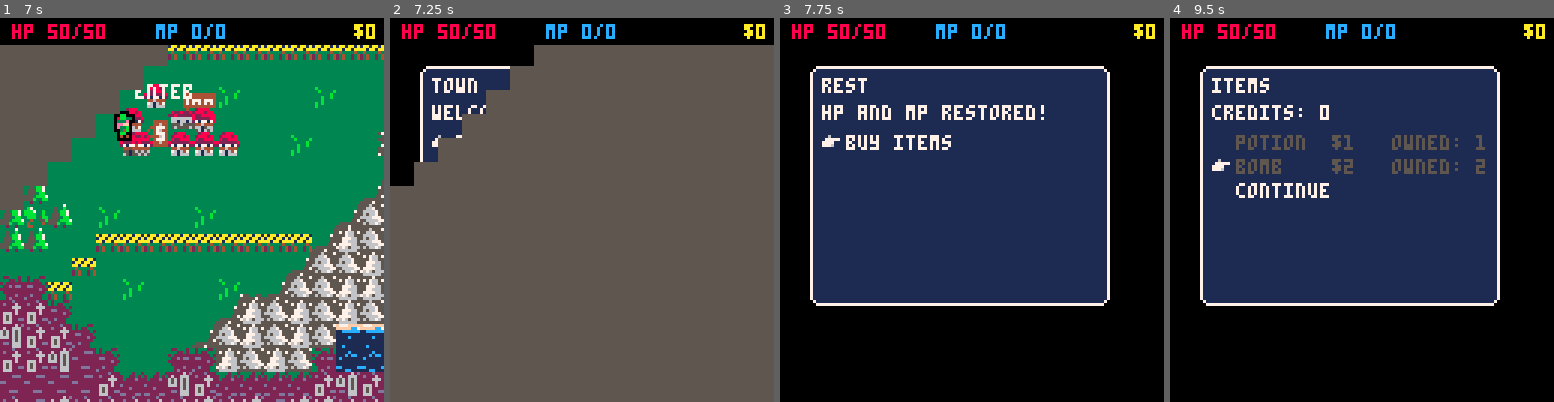
Above: before the commit, frames 1-4 (left to right).
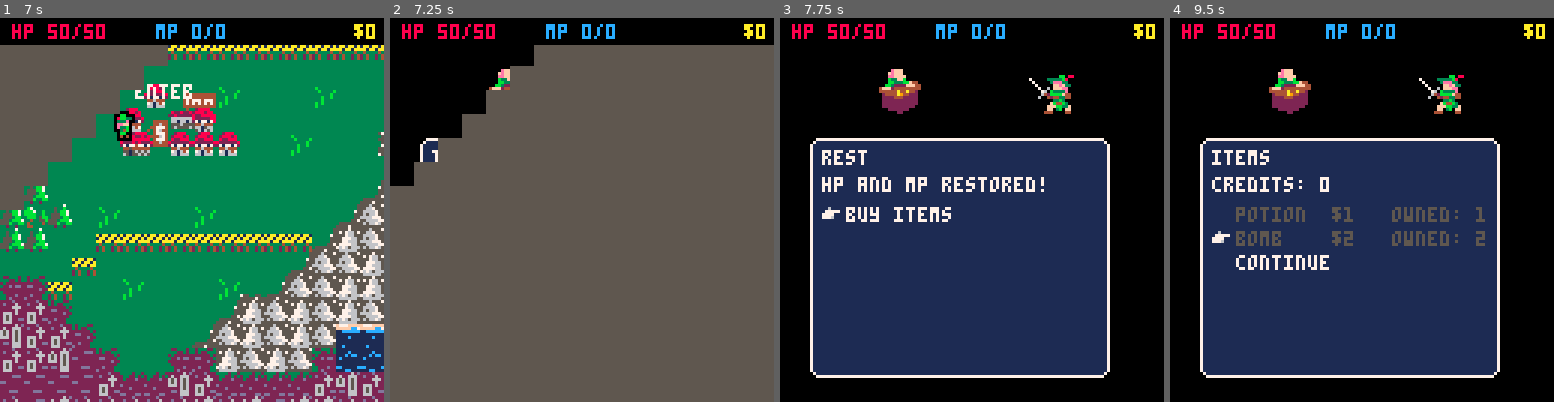
Above: after the commit, the same moments.

Repository: AddisonMink/pico8-rpg
Game: PICO-8 cartridge main.p8
Two runs of this game, one before a commit and one after it. Both use one fixed random seed, a clock stepped at 60 frames per second and the inputs below.
Inputs:
- Up to frame 1 (7 s): tap X (X key) at 0.33, 1.07, 1.85, 2.97, 4.08, 5.2, 6.32 s; tap O (Z key) at 0.7, 1.7, 2.1, 2.5, 2.9, 3.3, 3.7, 4.1, 4.5, 4.9, 5.3, 5.7, 6.1, 6.5, 6.9 s; hold Right 1.6-2.1 s; hold Up 2.15-2.42 s; hold Right 2.47-3.03 s; hold Left 3.08-3.58 s; hold Down 3.63-3.97 s; hold Right 4.02-4.68 s; hold Up 4.73-5.03 s; hold Left 5.08-5.68 s; hold Down 5.73-6.03 s; hold Right 6.08-6.58 s; hold Right from 6.63 s (still down)
- Up to frame 2 (7.25 s): release Right at 7.13 s; hold Up from 7.18 s (still down)
- Up to frame 3 (7.75 s): tap O (Z key) at 7.3, 7.7 s; tap X (X key) at 7.43 s; release Up at 7.45 s; hold Right from 7.5 s (still down)
- Up to frame 4 (9.5 s): release Right at 8.07 s; tap O (Z key) every 0.4 s from 8.1 to 9.3 s; hold Left 8.12-8.62 s; tap X (X key) at 8.55 s; hold Down 8.67-9 s; hold Right from 9.05 s (still down)

Frame 1 is identical in both runs. In frame 2, 3.3% of the frame differs, in the area x 7-32%, y 12-38%; in frame 3, 32%; in frame 4, 35%, in the area x 7-86%, y 12-94%.

Commit message:
add npc sprite to down mode.

Diff:
--- a/town.lua
+++ b/town.lua
@@ -81,9 +81,10 @@
   end
 
   function me:draw()
+    draw_npc_sprite(4)
     local camera_x = peek2(0x5f28)
     local camera_y = peek2(0x5f2a)
-    menu_graph:draw(camera_x + 10, camera_y + 16)
+    menu_graph:draw(camera_x + 10, camera_y + 40)
   end
 
   return me
--- a/util.lua
+++ b/util.lua
@@ -83,3 +83,10 @@
   sspr(24, 4, 8, 8, x + w - 8, y + 8, 8, h - 16)
   rectfill(x + 8, y + 8, x + w - 9, y + h - 9, 1)
 end
+
+function draw_npc_sprite(id)
+  local camera_x = peek2(0x5f28)
+  local camera_y = peek2(0x5f2a)
+  spr(id, camera_x + 32, camera_y + 16, 2, 2)
+  spr(global.player.sprite_id, camera_x + 82, camera_y + 16, 2, 2)
+end
